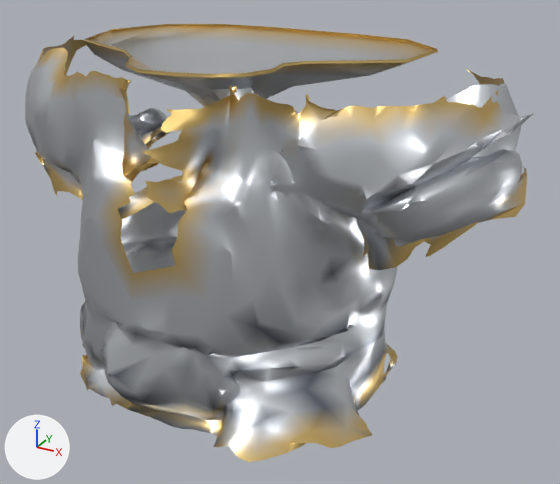
The glTF model assets_src/armor/kargan_2/heavy_b_chest.glb as it was, and as the next commit left it.
One viewpoint serves both versions: a camera (50 mm lens) standing at (0.796, -1.266, 1.951) and looking at (0.107, -0.014, 1.325). Lighting does not change. The marker at lower left points along +X, +Y and +Z. The picture after the commit comes second. Vertices at exactly the same position are counted once.

In view in the first picture: 'heavy_b_chest'.
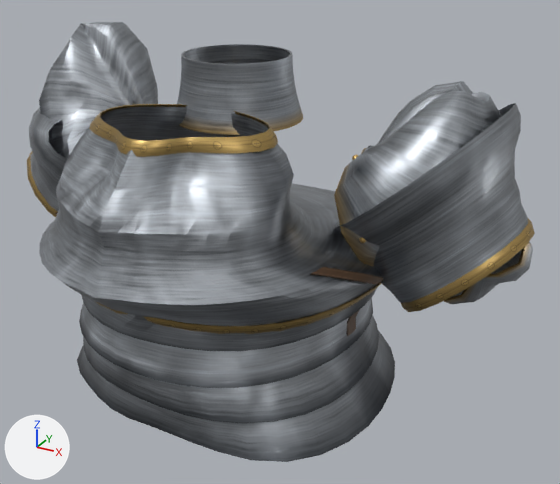
The change, as a list of edits to the scene's bpy script:
```text
Add img_trim_n_png:
    img_trim_n_png = load_image('trim_n.png', '../textures/trim_n.png', 128, 64, 'Non-Color')
Add img_trim_c_png:
    img_trim_c_png = load_image('trim_c.png', '../textures/trim_c.png', 128, 64, 'sRGB')
Add img_trim_orm_png:
    img_trim_orm_png = load_image('trim_orm.png', '../textures/trim_orm.png', 128, 64, 'Non-Color')
Add img_steel_c_png:
    img_steel_c_png = load_image('steel_c.png', '../textures/steel_c.png', 256, 256, 'sRGB')
Add img_steel_n_png:
    img_steel_n_png = load_image('steel_n.png', '../textures/steel_n.png', 256, 256, 'Non-Color')
Add img_steel_orm_png:
    img_steel_orm_png = load_image('steel_orm.png', '../textures/steel_orm.png', 256, 256, 'Non-Color')
Add img_strap_n_png:
    img_strap_n_png = load_image('strap_n.png', '../textures/strap_n.png', 128, 64, 'Non-Color')
Add img_strap_c_png:
    img_strap_c_png = load_image('strap_c.png', '../textures/strap_c.png', 128, 64, 'sRGB')
Add img_strap_orm_png:
    img_strap_orm_png = load_image('strap_orm.png', '../textures/strap_orm.png', 128, 64, 'Non-Color')
Add mat_gold:
    mat_gold = bpy.data.materials.new('gold')
    mat_gold.use_nodes = True; mat_gold.node_tree.nodes.clear()
    _N = mat_gold.node_tree.nodes; _L = mat_gold.node_tree.links
    n0 = _N.new('ShaderNodeBsdfPrincipled'); n0.name = 'Principled BSDF'
    n0.inputs[1].default_value = 1.0  # 'Metallic'
    n0.inputs[2].default_value = 0.3  # 'Roughness'
    n1 = _N.new('ShaderNodeOutputMaterial'); n1.name = 'Material Output'
    n2 = _N.new('ShaderNodeVertexColor'); n2.name = 'Color Attribute'
    _L.new(n0.outputs[0], n1.inputs[0])  # 'BSDF' to 'Surface'
    _L.new(n2.outputs[0], n0.inputs[0])  # 'Color' to 'Base Color'
Add mat_trim:
    mat_trim = bpy.data.materials.new('trim')
    # uses the picture img_trim_c_png
    # uses the picture img_trim_n_png
    # uses the picture img_trim_orm_png
Add mat_steel:
    mat_steel = bpy.data.materials.new('steel')
    # uses the picture img_steel_c_png
    # uses the picture img_steel_n_png
    # uses the picture img_steel_orm_png
Add mat_strap:
    mat_strap = bpy.data.materials.new('strap')
    # uses the picture img_strap_c_png
    # uses the picture img_strap_n_png
    # uses the picture img_strap_orm_png
Change me_heavy_b_chest:
    used by ob_heavy_b_chest; location = (0.0, 0.0, 0.0)
    remove me_heavy_b_chest.from_pydata(...)  # 2337 vertices, 4034 faces; spans x -0.563..0.564, y -0.361..0.345, z 1.045..1.685
    remove me_heavy_b_chest.materials.append(mat_metal)
    add me_heavy_b_chest.from_pydata(...)  # 3000 vertices, 5296 faces; spans x -0.579..0.581, y -0.438..0.306, z 1.041..1.711
    me_heavy_b_chest part 1: the loose piece of 1875 vertices spanning x -0.563..0.564, y -0.361..0.269, z 1.045..1.685 is rebuilt with 874 vertices and now spans x -0.349..0.366, y -0.438..0.306, z 1.049..1.599, in mat_steel
    me_heavy_b_chest part 2: the loose piece of 161 vertices spanning x 0.215..0.532, y -0.128..0.246, z 1.35..1.675 is rebuilt with 199 vertices and now spans x 0.244..0.51, y -0.136..0.242, z 1.314..1.658, in mat_steel
    me_heavy_b_chest part 3: 301 vertices removed from x -0.425..0.321, y -0.202..0.345, z 1.366..1.685; 1927 vertices added at x -0.579..0.581, y -0.337..0.285, z 1.041..1.711
    add me_heavy_b_chest.materials.append(mat_gold)
    add me_heavy_b_chest.materials.append(mat_steel)
    add me_heavy_b_chest.materials.append(mat_strap)
    add me_heavy_b_chest.materials.append(mat_trim)
```

Pixel boxes (x1, y1, x2, y2) of what changed, in the pictures (560 x 484 px):
'heavy_b_chest', reshaped
    before: (25, 24, 534, 462)
    after: (27, 22, 535, 462)
part 1 of me_heavy_b_chest, rebuilt (30% narrower, 17% shorter)
    before: (25, 36, 534, 462)
    after: (39, 107, 395, 462)
part 2 of me_heavy_b_chest, rebuilt (mostly hidden before)
    before: (357, 83, 521, 256)
    after: (334, 81, 502, 266)
part 3 of me_heavy_b_chest, reshaped
    before: (70, 24, 438, 184)
    after: (27, 22, 535, 336)
